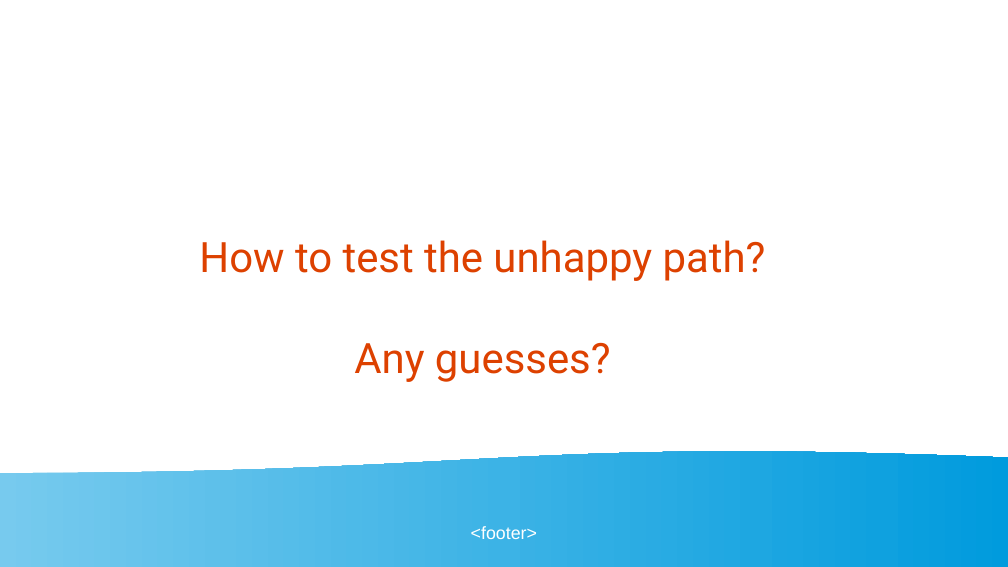
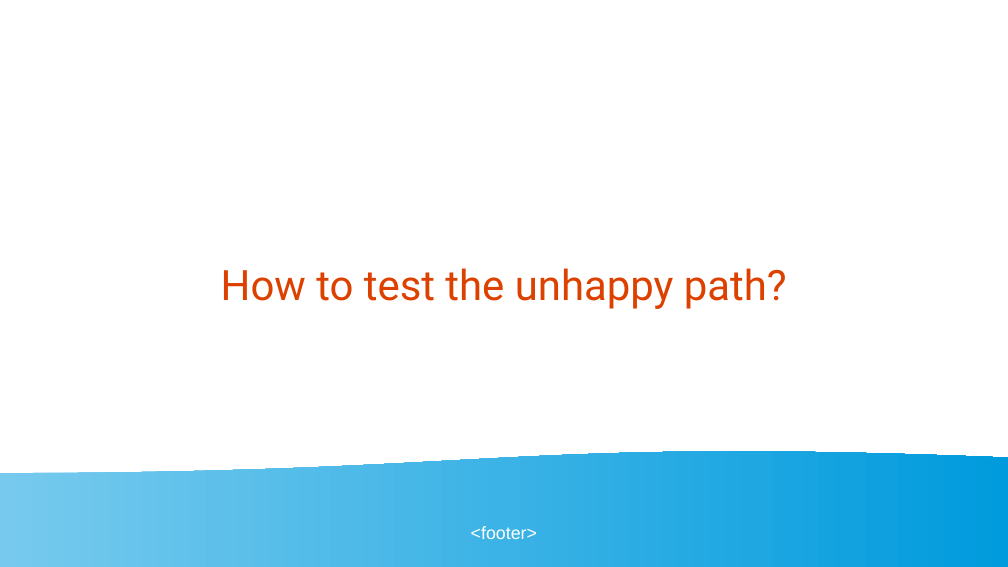
Before and after one commit to golangbot/gophercon-uk-2025-talk, a slide deck: slide 11 of Presentation.odp. Drawn at 1008x567 pixels with LibreOffice and Linux fonts; fonts in the diff are those of the drawing. Boxes give left, top, right and bottom in pixels: in the first picture for what was removed or moved away, otherwise in the second. Text is boxed around its words. In the diff, an @@ line names an element or a change of style, - is before the commit and + after.

```diff
--- a/Presentation.odp
+++ b/Presentation.odp
@@ title at (221,268,787,309): text changed @@
-How to test the unhappy path?
-Any guesses?
+How to test the unhappy path?
```
Also in this commit, not shown: 5 other slides changed, 2 other files.
